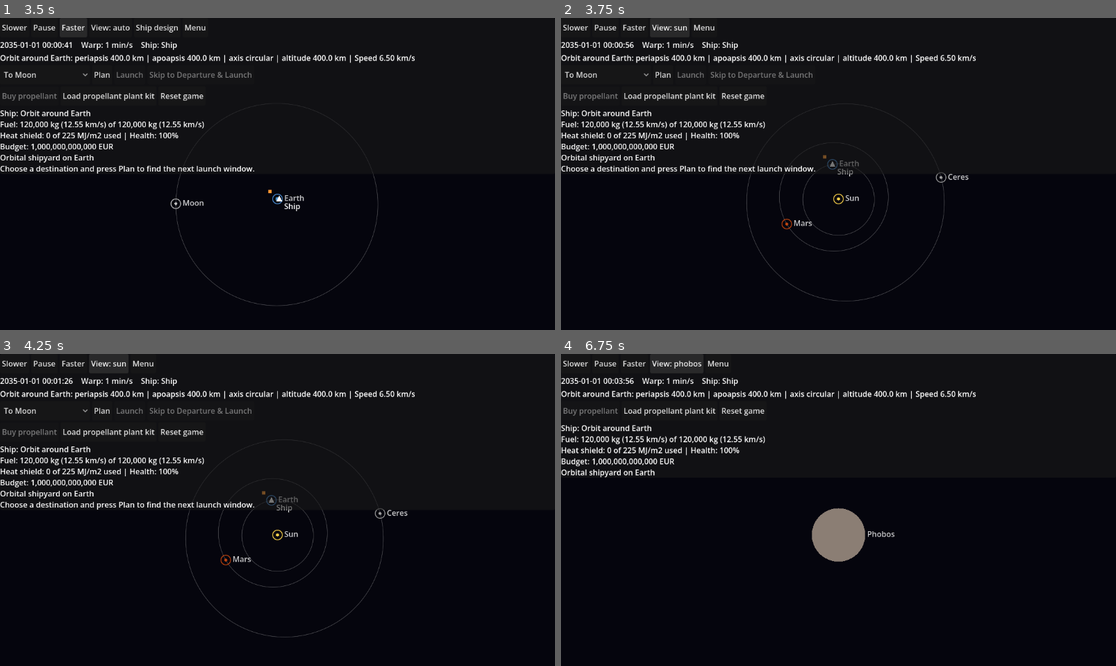
Above: before the commit, frames 1-4 (two rows, left to right).
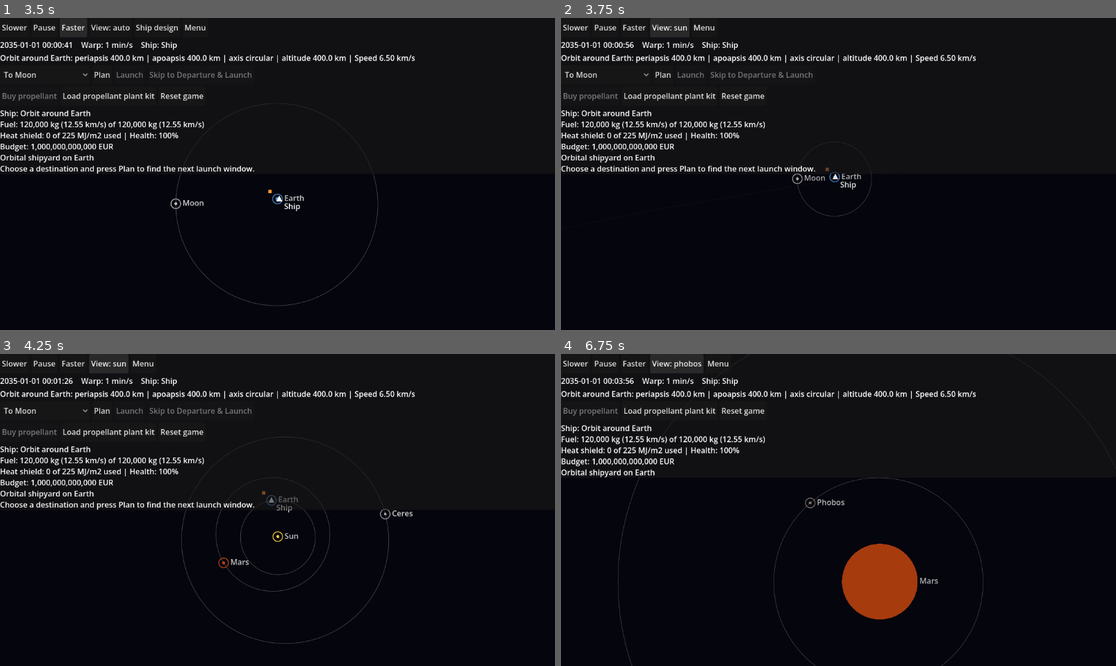
Above: after the commit, the same moments.

Repository: jonmakescars/asteroid-miner
Game: Godot game, scene res://menu.tscn
The game is run twice, just before and just after one commit, with the same random seed, the same clock (stepped at 60 frames per second) and the same inputs.
Inputs:
- Up to frame 1 (3.5 s): click "Orbit map" at 0.5 s; click "Slower" at 1.25 s; click "Resume" at 2 s; click "Faster" at 2.75 s
- Up to frame 2 (3.75 s): click "View: auto" at 3.5 s
- Up to frame 3 (4.25 s): no input
- Up to frame 4 (6.75 s): click "View: sun" at 4.25 s; click "View: earth" at 5 s; click "View: moon" at 5.75 s; click "View: mars" at 6.5 s

Frame 1 is identical in both runs. In frame 2, 0.8% of the frame differs, in the area x 33-74%, y 43-91%; in frame 3, 0.9%; in frame 4, 4.3%, in the area x 10-77%, y 39-100%.

Commit message:
Step 10o - zoom in and out by double tap

Diff:
--- a/scripts/orbit_view.gd
+++ b/scripts/orbit_view.gd
@@ -16,6 +16,9 @@
 const RING_RADIUS_PX := 10.0
 const ORBIT_SAMPLES := 160
 const MOBILE_UI_SCALE := 2.0
+const ZOOM_SECONDS := 0.7          # a change of the view is a zoom of this many (real) seconds
+const DOUBLE_TAP_MS := 400         # two taps on the same body within this time focus the view on it
+const TAP_REACH_PX := 26.0         # a tap this close to a body (besides its size) counts as a tap on it
 const VIEW_HYSTERESIS := 1.15     # the auto view switches outwards at this multiple of the distance it switched in at
 
 # The game state is shared between screens (see GameState); these properties are shortcuts to it.
@@ -44,6 +47,13 @@
 
 var frames: Array = []          # "auto" plus every body id
 var frame_index := 0
+var shown_frame := ""           # the view that is drawn (the one chosen, once a zoom has finished)
+var zoom_from := ""             # during a zoom: the view it starts from and the one it goes to
+var zoom_to := ""
+var zoom_progress := 0.0        # 0 to 1 while zooming
+var scene_alpha := 1.0          # transparency of the scene that is being drawn (zooming fades one scene into the other)
+var last_tap_body := ""
+var last_tap_ms := 0
 var auto_frame := ""            # the body the "auto" view currently shows (see _update_auto_frame)
 var destination_ids: Array = []  # what the destination picker currently offers
 var picker_origin := ""         # the body the picker was filled for
@@ -218,9 +228,78 @@
 	var click := event as InputEventMouseButton
 	if click == null or not click.pressed or click.button_index != MOUSE_BUTTON_LEFT:
 		return
+	var hit := _body_at(click.position)
+	if hit != "":
+		# A tap on a body does not change the warp; two quick taps on the same body zoom to it.
+		var now := Time.get_ticks_msec()
+		if hit == last_tap_body and now - last_tap_ms <= DOUBLE_TAP_MS:
+			last_tap_body = ""
+			_focus_body(hit)
+		else:
+			last_tap_body = hit
+			last_tap_ms = now
+		return
+	last_tap_body = ""
 	if click.position.y < size.y * 0.67:
 		return
 	GameState.change_warp(-1 if click.position.x < size.x * 0.5 else 1)
+
+
+## The body (of the view that is shown) under a tap, or "" (the nearest one if several are close).
+func _body_at(point: Vector2) -> String:
+	if shown_frame == "" or zoom_from != "" or not bodies.has(shown_frame):
+		return ""
+	var centre := Vector2(size.x * 0.5, size.y * 0.58)
+	var px_per_km := _scale_of(shown_frame)
+	var best := ""
+	var best_distance := INF
+	var candidates: Array = [shown_frame] + (children[shown_frame] as Array)
+	for id in candidates:
+		var body_point := centre
+		if str(id) != shown_frame:
+			var segment := Kepler.segment_at(bodies[id]["orbit_segments"], time_jd)
+			body_point = _to_screen(Kepler.position_at(segment, time_jd), centre, px_per_km)
+		var radius_px := maxf(float(bodies[id]["radius_km"]) * px_per_km, RING_RADIUS_PX)
+		var distance := body_point.distance_to(point)
+		if distance <= radius_px + TAP_REACH_PX and distance < best_distance:
+			best = str(id)
+			best_distance = distance
+	return best
+
+
+## Double tap on a body: the view zooms to it. A double tap on the body the view is already centred on zooms
+## out to the body it orbits (or back to the automatic view when that is the Sun).
+func _focus_body(id: String) -> void:
+	var target := id
+	if id == shown_frame:
+		var parent: Variant = bodies[id]["parent"]
+		target = "auto" if parent == null else str(parent)
+	var index := frames.find(target)
+	if index >= 0:
+		frame_index = index
+
+
+## Pixels per km of the view of a body: its widest orbit fits the screen (the same for every drawing).
+func _scale_of(frame_id: String) -> float:
+	var half_extent := minf(size.x * 0.5, size.y * 0.38)
+	return half_extent * GameState.VIEW_FILL / GameState.view_extent_km(frame_id, time_jd)
+
+
+func _update_zoom(delta: float) -> void:
+	var target := _frame_id()
+	if shown_frame == "":
+		shown_frame = target
+		return
+	if zoom_from != "":
+		zoom_progress += delta / ZOOM_SECONDS
+		if zoom_progress >= 1.0 or zoom_to != target:
+			shown_frame = zoom_to
+			zoom_from = ""
+			zoom_to = ""
+	if zoom_from == "" and target != shown_frame:
+		zoom_from = shown_frame
+		zoom_to = target
+		zoom_progress = 0.0
 
 
 func _unhandled_input(event: InputEvent) -> void:
@@ -612,6 +691,7 @@
 		add_child(lost_overlay)
 		lost_overlay.play(str(event["text"]), bool(event["burn"]))
 	_update_auto_frame()
+	_update_zoom(delta)
 	if picker_origin != _picker_key():
 		_fill_destinations(_selected_target_id())
 	_update_ui()
@@ -785,22 +865,46 @@
 # ---------------------------------------------------------------- drawing
 
 func _draw() -> void:
-	var frame_id := _frame_id()
+	if shown_frame == "":
+		return
 	var centre := Vector2(size.x * 0.5, size.y * 0.58)
-	var half_extent := minf(size.x * 0.5, size.y * 0.38)
+	if zoom_from == "":
+		scene_alpha = 1.0
+		_draw_scene(shown_frame, centre, _scale_of(shown_frame))
+		return
+	# Zooming between two views: the camera moves from one body to the other while the scale changes smoothly
+	# (in steps of equal ratio); the scene of the view it leaves fades out and the scene it goes to fades in.
+	var w := smoothstep(0.0, 1.0, clampf(zoom_progress, 0.0, 1.0))
+	var scale_from := _scale_of(zoom_from)
+	var scale_to := _scale_of(zoom_to)
+	var px_per_km := exp(lerpf(log(scale_from), log(scale_to), w))
+	var offset := GameState.body_abs(zoom_to, time_jd) - GameState.body_abs(zoom_from, time_jd)
+	var span := 1.0 / scale_from - 1.0 / scale_to
+	var k := 0.0 if absf(span) < 1.0e-30 else (1.0 / scale_from - 1.0 / px_per_km) / span
+	var camera := offset * k
+	scene_alpha = 1.0 - w
+	_draw_scene(zoom_from, _to_screen(-camera, centre, px_per_km), px_per_km)
+	scene_alpha = w
+	_draw_scene(zoom_to, _to_screen(offset - camera, centre, px_per_km), px_per_km)
+	scene_alpha = 1.0
+
+
+## The faded colour for the scene being drawn.
+func _fade(colour: Color) -> Color:
+	return Color(colour.r, colour.g, colour.b, colour.a * scene_alpha)
+
+
+## Draws the view of one body: centre is where the body is on the screen, px_per_km the scale.
+func _draw_scene(frame_id: String, centre: Vector2, px_per_km: float) -> void:
 	var kid_ids: Array = children[frame_id]
 	var leg: Dictionary = legs[_leg_index_at(time_jd)]
-
-	# Scale so that the widest orbit in this frame (or the ship's orbit, if it has no children) fits.
-	var extent := GameState.view_extent_km(frame_id, time_jd)
-	var px_per_km := half_extent * GameState.VIEW_FILL / extent
 
 	for kid_id in kid_ids:
 		var segment := Kepler.segment_at(bodies[kid_id]["orbit_segments"], time_jd)
 		var line := PackedVector2Array()
 		for point in Kepler.orbit_points(segment, ORBIT_SAMPLES):
 			line.append(_to_screen(point, centre, px_per_km))
-		draw_polyline(line, Color(1, 1, 1, 0.25), 1.0, true)
+		draw_polyline(line, _fade(Color(1, 1, 1, 0.25)), 1.0, true)
 
 	# Planned transfer path, drawn when the transfer happens around the body at the centre of the view.
 	if not plan.is_empty() and plan["frame"] == frame_id:
@@ -808,7 +912,7 @@
 		for i in 81:
 			var t := float(plan["t_dep"]) + float(plan["flight_days"]) * float(i) / 80.0
 			path.append(_to_screen(Kepler.position_at(plan["transfer_segment"], t), centre, px_per_km))
-		draw_polyline(path, Color(0.4, 0.9, 1.0, 0.9), 1.5, true)
+		draw_polyline(path, _fade(Color(0.4, 0.9, 1.0, 0.9)), 1.5, true)
 	_draw_local_route(frame_id, centre, px_per_km)
 	# The orbit the ship is in; while a burn or an aerobraking pass changes it, the orbit morphs.
 	var ring_segment: Dictionary = {}
@@ -821,7 +925,7 @@
 		var ring := PackedVector2Array()
 		for point in Kepler.orbit_points(ring_segment, 64):
 			ring.append(_to_screen(point, centre, px_per_km))
-		draw_polyline(ring, Color(0.4, 0.9, 1.0, 0.6), 1.0, true)
+		draw_polyline(ring, _fade(Color(0.4, 0.9, 1.0, 0.6)), 1.0, true)
 
 	_draw_body(frame_id, centre, px_per_km)
 	for kid_id in kid_ids:
@@ -832,8 +936,8 @@
 		return   # the ship and its course are gone
 	var ship_local := GameState.ship_rel(frame_id, time_jd)
 	var p := _to_screen(ship_local, centre, px_per_km)
-	draw_colored_polygon(PackedVector2Array([p + Vector2(0, -7), p + Vector2(6, 5), p + Vector2(-6, 5)]), Color.WHITE)
-	draw_string(ThemeDB.fallback_font, p + Vector2(10, 22), GameState.ship_name, HORIZONTAL_ALIGNMENT_LEFT, -1, 16, Color.WHITE)
+	draw_colored_polygon(PackedVector2Array([p + Vector2(0, -7), p + Vector2(6, 5), p + Vector2(-6, 5)]), _fade(Color.WHITE))
+	draw_string(ThemeDB.fallback_font, p + Vector2(10, 22), GameState.ship_name, HORIZONTAL_ALIGNMENT_LEFT, -1, 16, _fade(Color.WHITE))
 
 
 ## The parts of the planned route that lie inside the local view of a body: the escape from the body the ship
@@ -842,7 +946,7 @@
 func _draw_local_route(frame_id: String, centre: Vector2, px_per_km: float) -> void:
 	if plan.is_empty():
 		return
-	var route_colour := Color(0.4, 0.9, 1.0, 0.9)
+	var route_colour := _fade(Color(0.4, 0.9, 1.0, 0.9))
 	if str(plan["frame"]) != frame_id:
 		var transfer_leg := GameState.plan_transfer_leg(plan)
 		if not transfer_leg.is_empty():
@@ -858,7 +962,7 @@
 		var ring := PackedVector2Array()
 		for point in Kepler.orbit_points(capture_leg["segment"], 64):
 			ring.append(_to_screen(point, centre, px_per_km))
-		draw_polyline(ring, Color(0.4, 0.9, 1.0, 0.7 if capture_leg["kind"] == "orbit" else 0.3), 1.0, true)
+		draw_polyline(ring, _fade(Color(0.4, 0.9, 1.0, 0.7 if capture_leg["kind"] == "orbit" else 0.3)), 1.0, true)
 
 
 ## Points of the route near one end of a transfer: sampled at growing time steps from t_origin (forwards for
@@ -889,13 +993,13 @@
 func _draw_body(id: String, screen_position: Vector2, px_per_km: float) -> void:
 	var body: Dictionary = bodies[id]
 	var radius_px := maxf(MIN_BODY_RADIUS_PX, float(body["radius_km"]) * px_per_km)
-	var colour := Color.html(body["draw_color"])
+	var colour := _fade(Color.html(body["draw_color"]))
 	draw_circle(screen_position, radius_px, colour)
 	if radius_px < RING_RADIUS_PX:
 		draw_arc(screen_position, RING_RADIUS_PX, 0.0, TAU, 32, colour, 1.5, true)
 		radius_px = RING_RADIUS_PX
 	var facility_count := GameState.facilities_at(id).size()
 	for n in facility_count:
-		draw_rect(Rect2(screen_position + Vector2(-radius_px - 9.0 - 9.0 * n, -radius_px - 9.0), Vector2(7, 7)), Color(1.0, 0.6, 0.2))
+		draw_rect(Rect2(screen_position + Vector2(-radius_px - 9.0 - 9.0 * n, -radius_px - 9.0), Vector2(7, 7)), _fade(Color(1.0, 0.6, 0.2)))
 	draw_string(ThemeDB.fallback_font, screen_position + Vector2(radius_px + 4.0, 5.0), body["name"],
-			HORIZONTAL_ALIGNMENT_LEFT, -1, 16, Color(1, 1, 1, 0.8))
+			HORIZONTAL_ALIGNMENT_LEFT, -1, 16, _fade(Color(1, 1, 1, 0.8)))
Not shown, changed: data/DATA_NOTES.md
Not shown, added: step10o-zoom.zip
